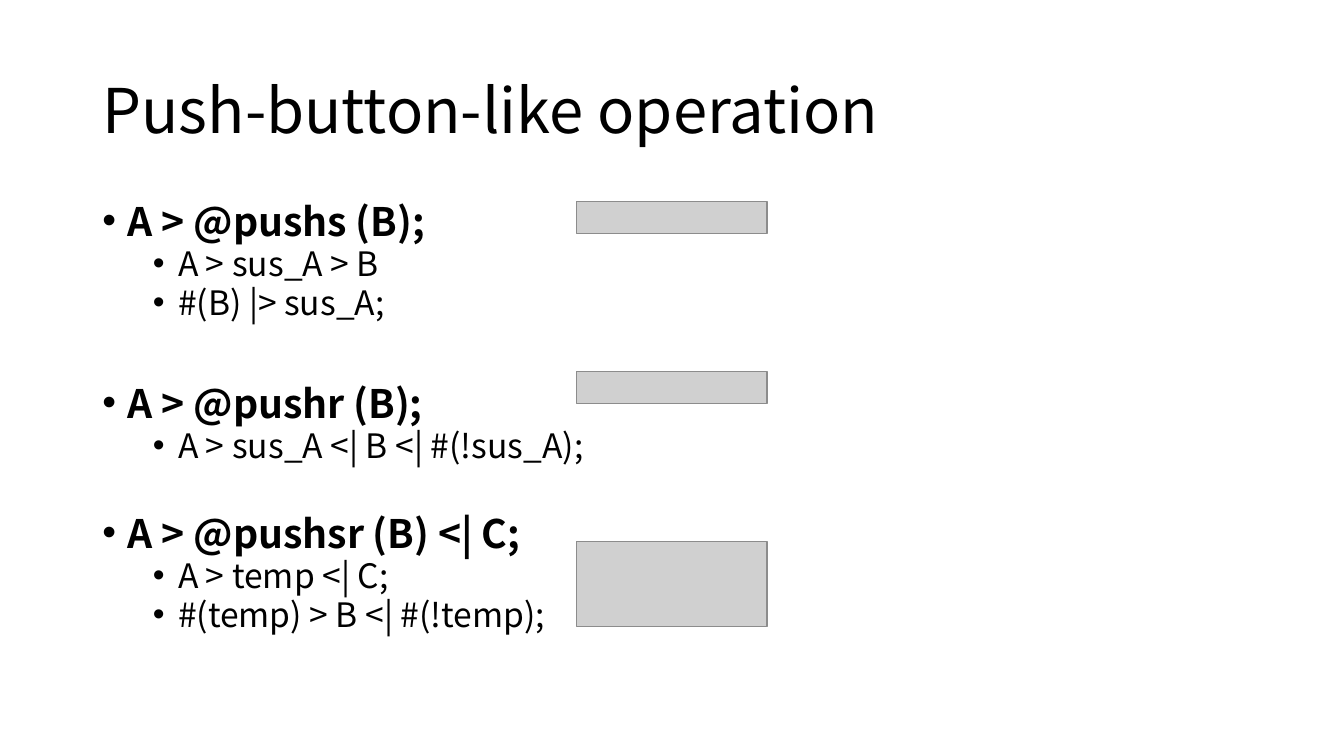
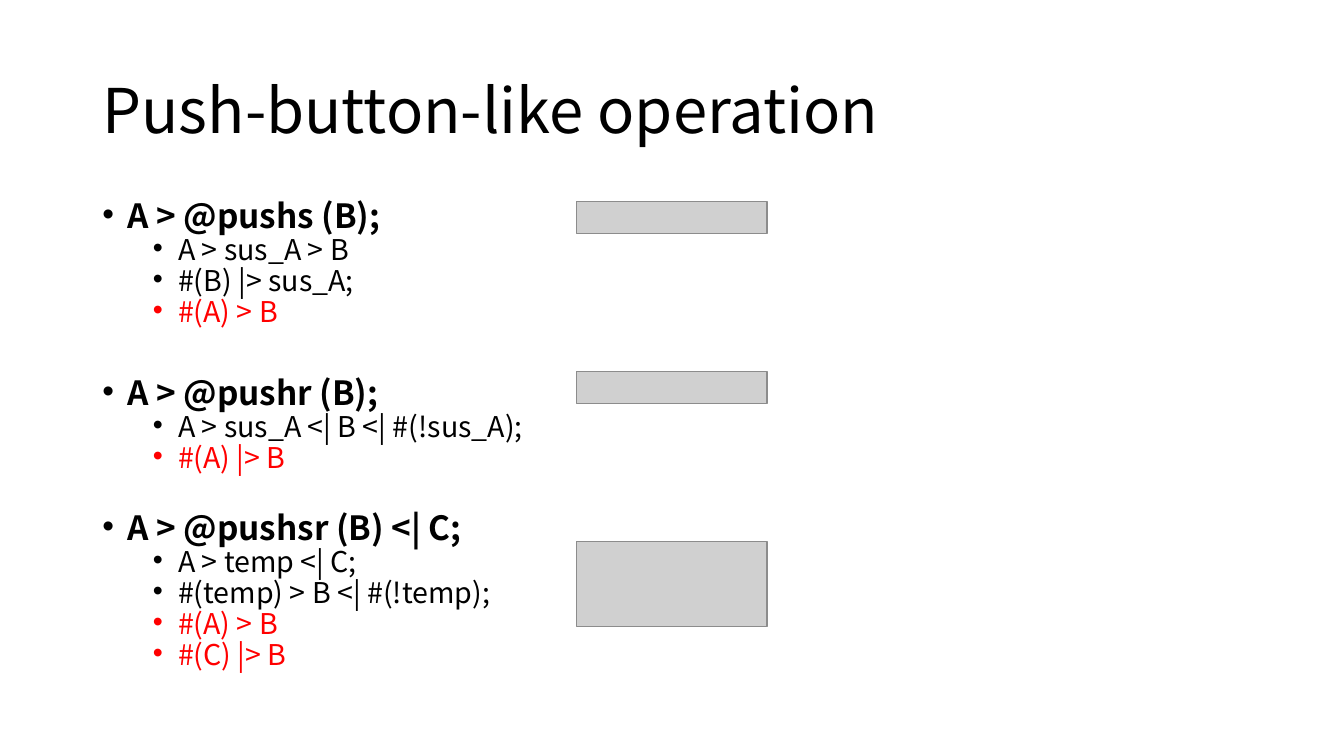
Before and after one commit to DualsoftDev/ds, a slide deck: slide 2 of Doc/PowerPoint/macro.pptx. Drawn at 1344x756 pixels with LibreOffice and Linux fonts; fonts in the diff are those of the drawing; grey boxes stand for pictures. Boxes give left, top, right and bottom in pixels: in the first picture for what was removed or moved away, otherwise in the second. Text is boxed around its words. In the diff, an @@ line names an element or a change of style, - is before the commit and + after.

```diff
--- a/Doc/PowerPoint/macro.pptx
+++ b/Doc/PowerPoint/macro.pptx
@@ text at (128, 200, 523, 610): size 28 to 23.8 pt in "A > @pushs (B);", "A > @pushr (B);", "A > @pushsr (B) <| C;"; size 24 to 20.4 pt in "A > sus_A > B", "#(B) |> sus_A;", "A > sus_A <| B <| #(!sus_A);", "A > temp <| C;" and 1 more places; line spacing 0.8 to 0.7 @@
@@ text at (178, 293, 278, 328): paragraph added @@
+  • #(A) > B
@@ text at (178, 439, 286, 474): paragraph added @@
+  • #(A) |> B
@@ text at (178, 605, 287, 671): paragraphs added @@
+  • #(A) > B
+  • #(C) |> B
```
Also in this commit, not shown: 3 other slides changed.
